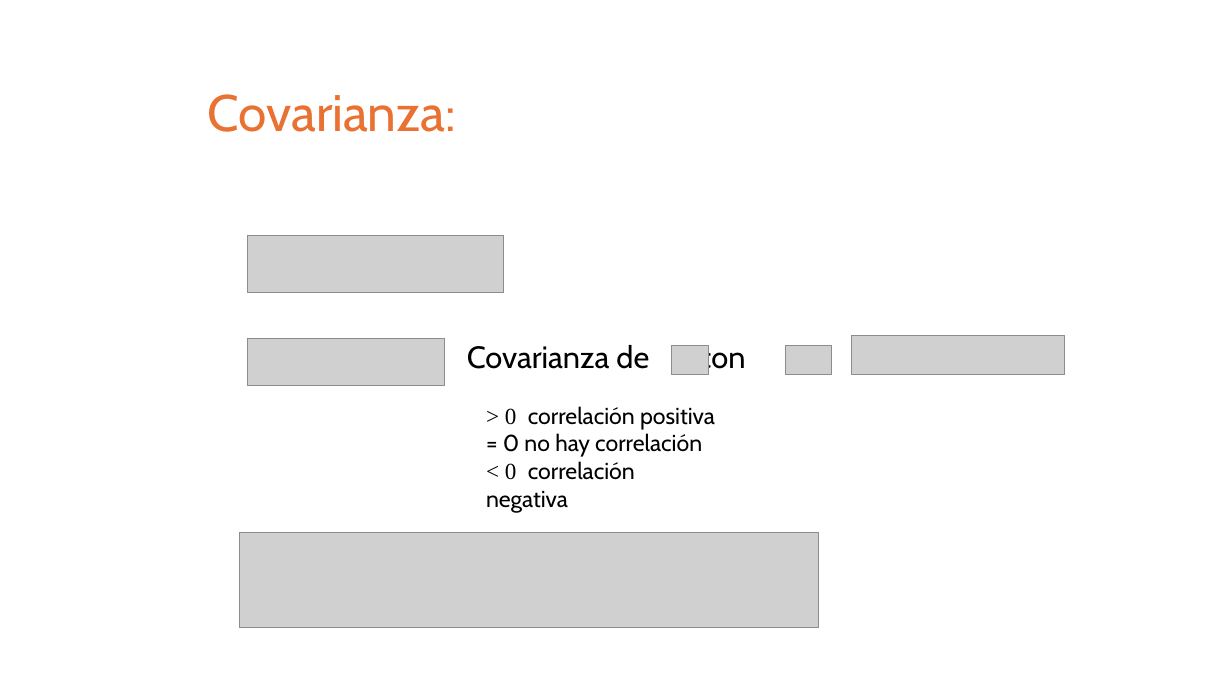
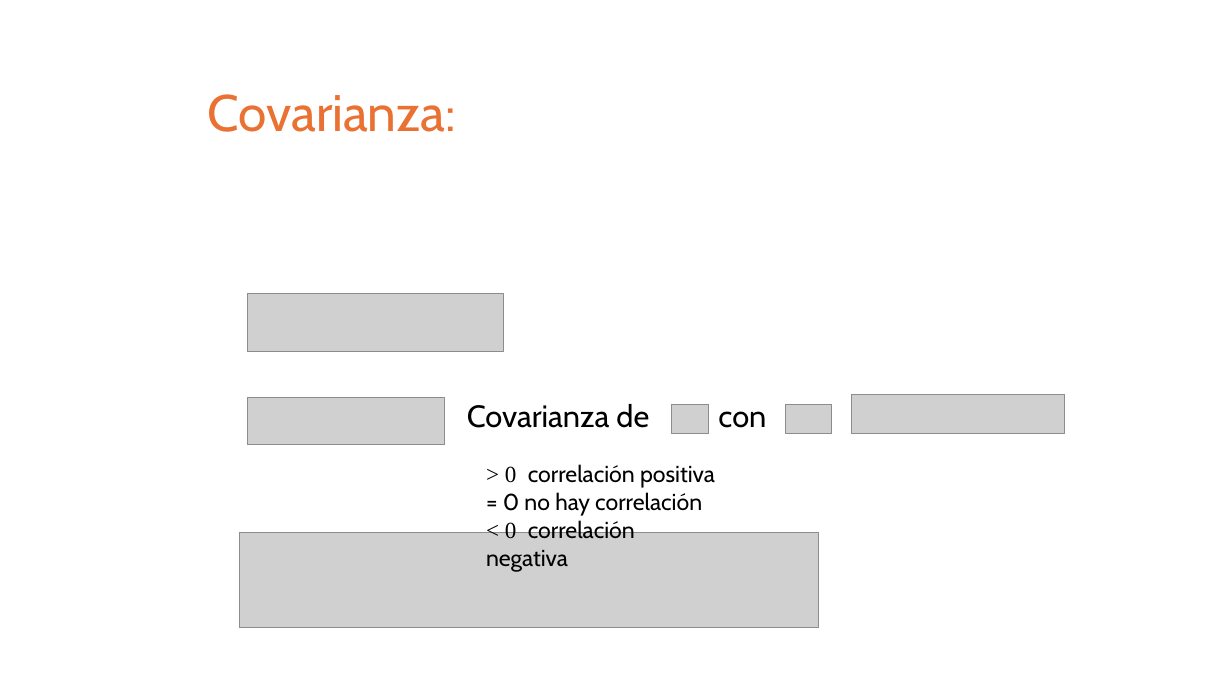
Before and after one commit to domingomery/patrones, a slide deck: slide 20 of clases/Cap03_Seleccion_de_Caracteristicas/presentations/PAT03_TransformacionCaracteristicas.pptx (slide 13 before the commit). Drawn at 1232x693 pixels with LibreOffice and Linux fonts; fonts in the diff are those of the drawing; grey boxes stand for pictures. Boxes give left, top, right and bottom in pixels: in the first picture for what was removed or moved away, otherwise in the second. Text is boxed around its words. In the diff, an @@ line names an element or a change of style, - is before the commit and + after.

```diff
--- a/clases/Cap03_Seleccion_de_Caracteristicas/presentations/PAT03_TransformacionCaracteristicas.pptx
+++ b/clases/Cap03_Seleccion_de_Caracteristicas/presentations/PAT03_TransformacionCaracteristicas.pptx
@@ text "Covarianza de con" rewrapped from <box>467,345,746,375</box> to <box>467,404,766,428</box> @@
@@ 5 pictures, 1 text: place and size @@
-5 pictures, 1 text at <box>247,235,1065,480</box>
+5 pictures, 1 text at <box>247,294,1065,539</box>
```
Also in this commit, not shown: 8 other slides changed, 7 slides added, 1 other file.
